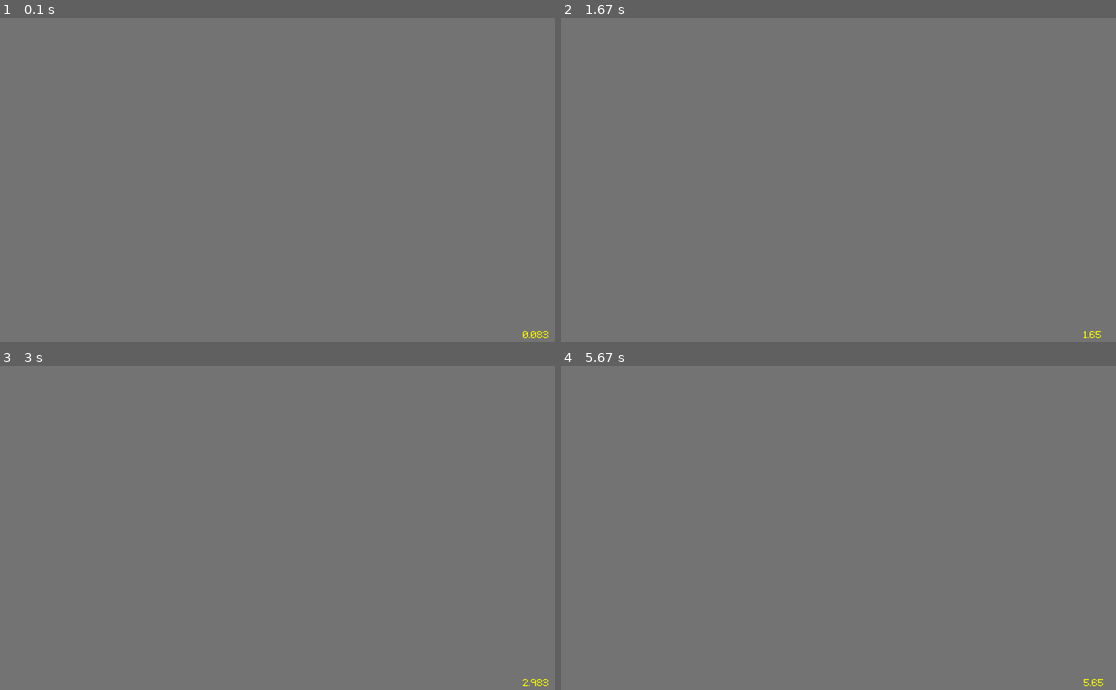
Above: before the commit, frames 1-4 (two rows, left to right).
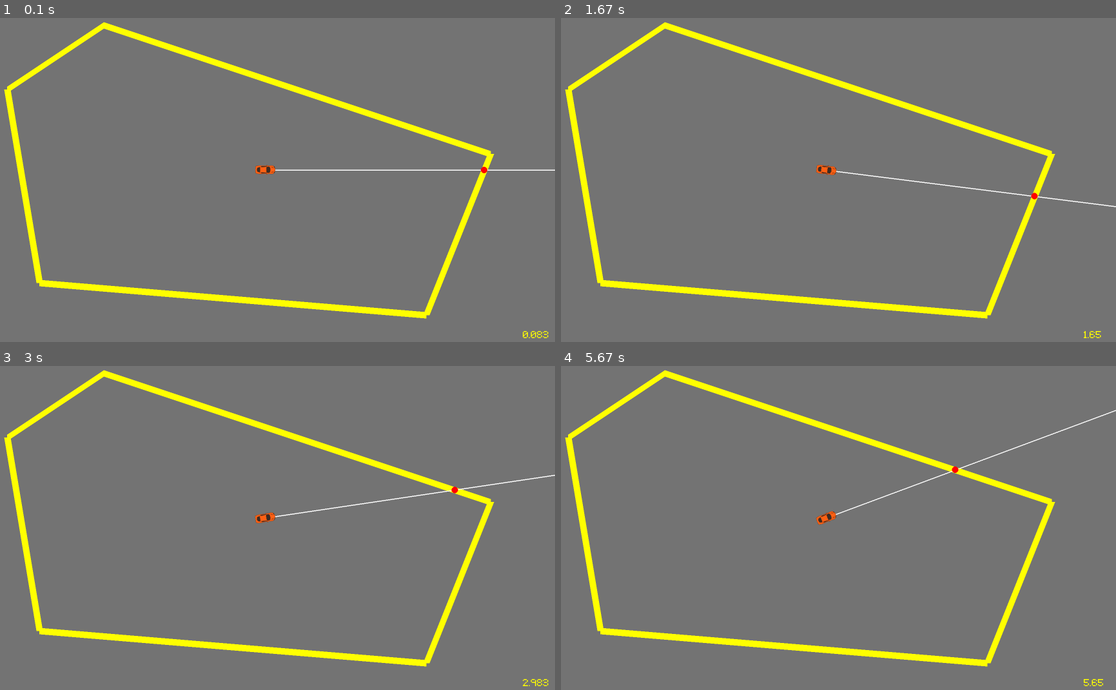
Above: after the commit, the same moments.

Repository: ericsherman4/Traffic-Intersection-Sim
Game: pygame game, started from pygame_sim/main.py
Two runs of this game, one before a commit and one after it. Both use one fixed random seed, a clock stepped at 60 frames per second and the inputs below.
Inputs:
- Up to frame 1 (0.1 s): no input
- Up to frame 2 (1.67 s): hold Space 0.33-0.8 s; hold D 0.33-0.8 s; tap Space at 0.83, 1.23, 1.53 s; hold D 1.17-1.63 s
- Up to frame 3 (3 s): hold W 1.67-1.97 s; tap Space at 1.73, 2.07, 2.37, 2.57, 2.87 s; hold D 2-2.47 s; hold A from 2.5 s (still down)
- Up to frame 4 (5.67 s): release A at 3.03 s; hold S 3.07-3.37 s; tap Space at 3.13, 3.47, 3.77, 3.9, 4.3, 4.6, 4.97, 5.37 s; hold A 3.4-3.8 s; hold W 3.83-4.2 s; hold D 4.23-4.87 s; hold S 4.9-5.27 s; hold A from 5.3 s (still down)

The runs differ from the first frame. In frame 1, 4.9% of the frame differs, in the area x 0-100%, y 1-93%; in frame 2, 4.9%; in frame 3, 4.9%; in frame 4, 5.0%.

Commit message:
1d lidar made

Diff:
--- /dev/null
+++ b/pygame_sim/car.py
@@ -0,0 +1,89 @@
+import pygame
+import math
+from config import g
+
+
+class dir:
+    UP, DOWN, RIGHT, LEFT = range(4)
+
+class Car:
+    def __init__(self, x_pos, y_pos):
+        self.image_path = 'graphics/orange_car_2.png'
+        self.surface = pygame.image.load(self.image_path)#.convert_alpha()
+        # self.surface = pygame.transform.rotate(self.surface, 90)
+        # self.surface = pygame.transform.rotate(self.surface, 90)
+        self.pos = pygame.Vector2((x_pos, y_pos))
+        self.vel = pygame.Vector2()
+        self.heading = 0
+        self.time = 0
+
+    def reset(self):
+        self.vel.x = 0
+        self.vel.y = 0
+        self.pos.x = g.display_x >> 1
+        self.pos.y = g.display_y >> 1
+        self.heading = 0
+
+    def update(self, time, flags : list):
+        # struct of flags (up,down, right , left)
+        if flags[dir.RIGHT] and flags[dir.LEFT]:
+            pass
+        elif flags[dir.RIGHT]:
+            # count clockwise
+            self.heading +=g.heading_incr
+        elif flags[dir.LEFT]:
+            # clockwise
+            self.heading -= g.heading_incr
+
+        x_incr = math.cos(self.heading/180*math.pi)*g.car_acc
+        y_incr = math.sin(self.heading/180*math.pi)*g.car_acc
+
+        # print(f"{self.heading}, {x_incr}, {y_incr}")
+
+        if flags[dir.UP]:
+            self.vel.x += x_incr
+            self.vel.y -= y_incr #y is inverted in the game coordinates sys
+
+        if flags[dir.DOWN]:
+            self.vel.x -= x_incr
+            self.vel.y += y_incr
+
+        if not flags[dir.UP] and not flags[dir.DOWN]:
+            friction = (g.car_acc + 3)
+            if self.vel.x > 0:
+                self.vel.x -= friction
+            elif self.vel.x < 0:
+                self.vel.x += friction
+            if self.vel.y > 0:
+                self.vel.y -= friction
+            elif self.vel.y < 0:
+                self.vel.y += friction
+
+        self.move_vel(time)
+
+        self.time = time
+
+    def move_vel(self,time):
+        self.pos = self.pos + self.vel * (time - self.time)
+
+
+
+
+
+    def display(self, screen : pygame.display):
+        final_car = pygame.transform.rotate(self.surface, self.heading)
+        rect = final_car.get_rect(center=(self.pos.x, self.pos.y))
+        screen.blit(final_car, rect)
+
+
+
+
+
+
+
+
+
+
+    # self.posx = self.posx + self.velx * (time -  self.time)
+    # self.posy = self.posy + self.vely * (time - self.time)
+    # self.time = time
--- a/pygame_sim/config.py
+++ b/pygame_sim/config.py
@@ -2,3 +2,12 @@
     display_x = 1800
     display_y = 1100
     display_id = 0
+
+    car_acc = 2
+    # car_dcc = -
+    heading_incr = 1.2
+
+    wall_coords = ((100,300), (400,100), (1600,500), (1400, 1000), (200,900))
+    wall_thickness = 20
+
+    num_lines = 10
--- a/pygame_sim/main.py
+++ b/pygame_sim/main.py
@@ -1,6 +1,9 @@
 import pygame
+import math
 from config import g
+from car import Car
 from sys import exit
+
 
 pygame.init()
 
@@ -21,6 +24,35 @@
 bg = pygame.Surface((g.display_x, g.display_y))
 bg.fill('gray45')
 
+# Configure keys
+# https://www.pygame.org/docs/ref/key.html
+pygame.key.set_repeat(100)
+
+# Car
+car = Car(g.display_x >> 1, g.display_y >> 1)
+move_up = False
+move_down = False
+move_right = False
+move_left = False
+
+# line intersections
+# Calculate all of the line equations from the config
+line_eq = list()
+
+# list of lists where the sub list is [m,b]
+for i in range(0, len(g.wall_coords)):
+    rise = g.wall_coords[(i+1) % len(g.wall_coords)][1] - g.wall_coords[i][1]
+    run = g.wall_coords[(i+1) % len(g.wall_coords)][0] - g.wall_coords[i][0]
+    slope = rise/run
+    b = -slope * g.wall_coords[i][0] + g.wall_coords[i][1]
+    line_eq.append([slope, b])
+
+print(line_eq)
+print("verified the first and the last equation")
+
+
+
+
 while True:
     # check for player input
     for event in pygame.event.get():
@@ -31,19 +63,82 @@
             if event.key == pygame.K_q:
                 pygame.quit()
                 exit()
+            elif event.key == pygame.K_w:
+                move_up = True
+            elif event.key == pygame.K_s:
+                move_down = True
+            elif event.key == pygame.K_a:
+                move_right = True
+            elif event.key == pygame.K_d:
+                move_left = True
+            elif event.key == pygame.K_SPACE:
+                print("reset")
+                car.reset()
+        elif event.type == pygame.KEYUP:
+            if event.key == pygame.K_w:
+                move_up = False
+            elif event.key == pygame.K_s:
+                move_down = False
+            elif event.key == pygame.K_a:
+                move_right = False
+            elif event.key == pygame.K_d:
+                move_left = False
+
+    # place background
+    screen.blit(bg,(0,0))
+
+    # place walls
+    pygame.draw.lines(screen, 'Yellow', True, g.wall_coords, g.wall_thickness)
 
 
 
-    # place background
-    screen.blit(bg,(0,0))
+    final_pos = pygame.Vector2(2000,0)
+    #vectors rotate in the opposite direction of other rotate calls so invert heading
+    final_pos = final_pos.rotate(-car.heading) + car.pos
+
+    # print(f"{car.heading}, {car.pos}, {final_pos}")
+    pygame.draw.line(screen, 'White', car.pos, final_pos, width= 3)
+
+
+    # find line intersections
+    # whats the equation of the line coming from the car?
+    denomin = (final_pos.x - car.pos.x)
+    if denomin == 0:
+        denomin = 0.0001
+    slope = (final_pos.y - car.pos.y) / denomin
+    b = -slope*car.pos.x + car.pos.y
+
+    # now look for any line intersections
+    i=0
+    for line in line_eq:
+        # line is [m,b], we'll see line is eq 2 and the car line is eq 1
+        denom = slope - line[0]
+        if denom == 0:
+            denom = 0.0001
+        int_x = (line[1] - b)/ denom
+        int_y = line[0]* int_x + line[1]
+        #check if the intersection is within the x range of the line
+        min_val = min(g.wall_coords[i][0],g.wall_coords[(i+1)%len(g.wall_coords)][0])
+        max_val = max(g.wall_coords[i][0],g.wall_coords[(i+1)%len(g.wall_coords)][0])
+        min_val_2 = min(car.pos.x, final_pos.x)
+        max_val_2 = max(car.pos.x, final_pos.x)
+        if int_x <= max_val and int_x >= min_val:
+            if int_x >= min_val_2 and int_x <= max_val_2:
+                pygame.draw.circle(screen, 'Red', (int_x,int_y), 10, 0)
+        i+=1
+
+
 
     # Update the time
     time = pygame.time.get_ticks()/1000
     clock_surface = clock_font.render(str(time), False, 'Yellow')
     screen.blit(clock_surface,(g.display_x-100, g.display_y-50))
 
+    # update car
+    car.update(time, [move_up, move_down, move_right, move_left])
 
-
+    # place car
+    car.display(screen)
 
 
 
